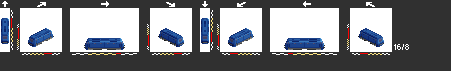
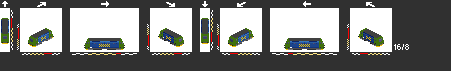
Layers edited between the first and the second 451 × 71 image:
added layer "nrfab1" above "dsb4" over [1, 18, 384, 50]
